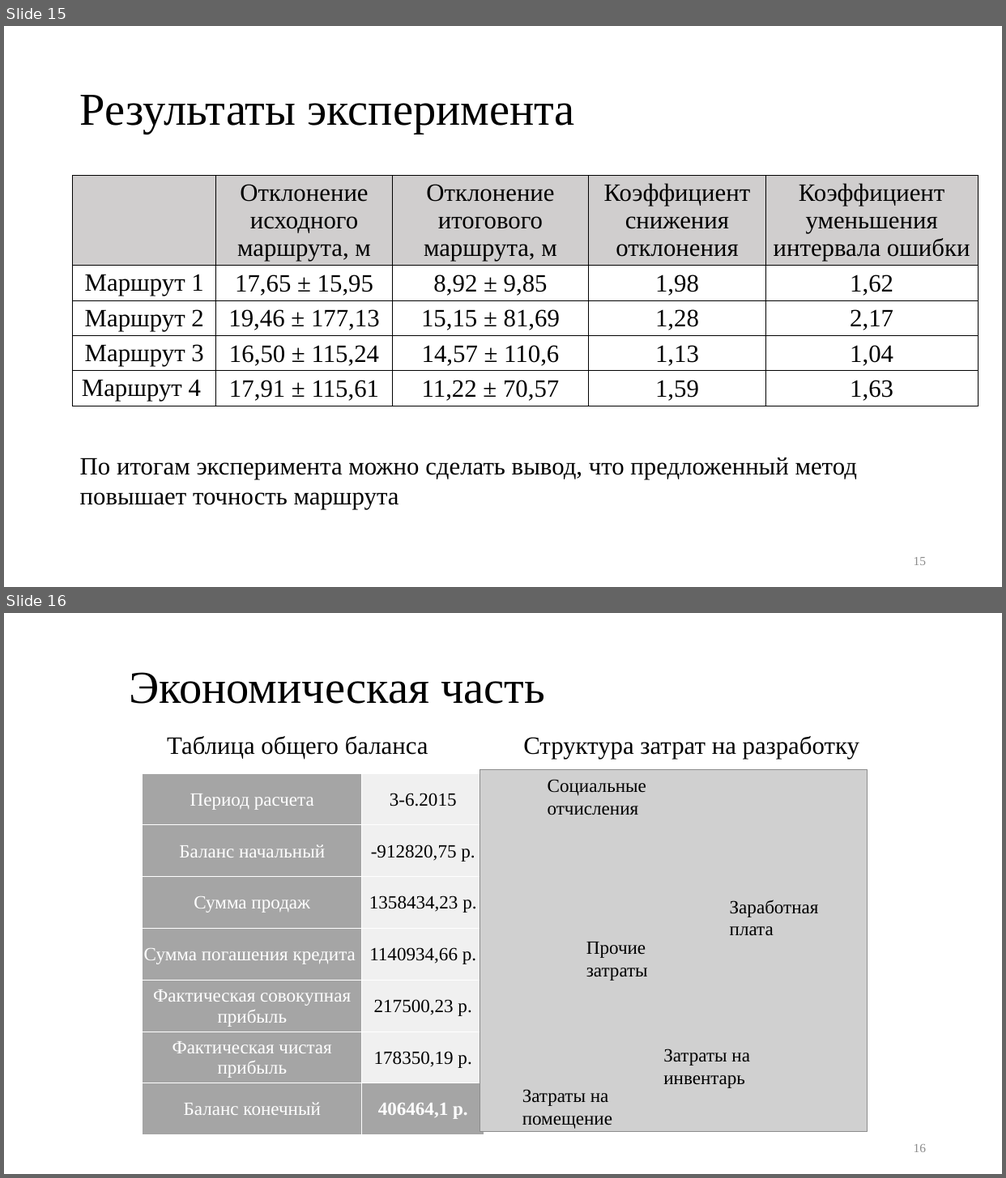
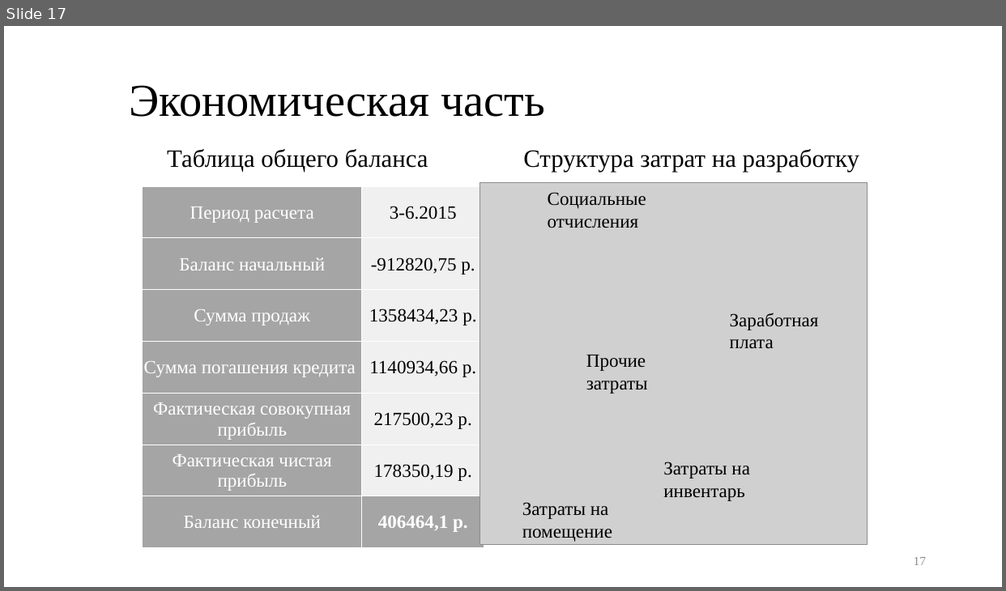
Before and after one commit to kaedvann/TrackFilter, a slide deck: docs/thesis/thesis.pptx. Shown one above the other, each under a label of ours: slides 15 and 16 before the commit, slide 17 after it. The pictures are 1006x1178 and 1006x591 pixels, drawn with LibreOffice and Linux fonts; fonts in the diff are those of the drawing; grey boxes stand for pictures. Boxes give left, top, right and bottom in pixels: in the first picture for what was removed or moved away, otherwise in the second. Text is boxed around its words. In the diff, an @@ line names an element or a change of style, - is before the commit and + after.

```diff
--- a/docs/thesis/thesis.pptx
+++ b/docs/thesis/thesis.pptx
@@ slide 15 removed at (x1=4, y1=26, x2=1002, y2=587), background #FFFFFF @@
@@ title removed at (x1=80, y1=95, x2=575, y2=134) @@
-Результаты эксперимента
@@ table removed at (x1=73, y1=176, x2=978, y2=423), 5 rows, 5 columns @@
- | Отклонение исходного маршрута, м | Отклонение итогового маршрута, м | Коэффициент снижения отклонения | Коэффициент уменьшения интервала ошибки
-Маршрут 1 | 17,65 ± 15,95 | 8,92 ± 9,85 | 1,98 | 1,62
-Маршрут 2 | 19,46 ± 177,13 | 15,15 ± 81,69 | 1,28 | 2,17
-Маршрут 3 | 16,50 ± 115,24 | 14,57 ± 110,6 | 1,13 | 1,04
-Маршрут 4 | 17,91 ± 115,61 | 11,22 ± 70,57 | 1,59 | 1,63
@@ text removed at (x1=80, y1=458, x2=857, y2=510) @@
-По итогам эксперимента можно сделать вывод, что предложенный метод повышает точность маршрута
@@ page number removed at (x1=914, y1=557, x2=926, y2=565) @@
-15
@@ what was slide 16 is now slide 17 @@
@@ page number at (x1=914, y1=557, x2=926, y2=565): text changed @@
-16
+17
```
Also in this commit, not shown: 3 slides changed, 3 slides added, 1 other slide removed, 15 other files.
